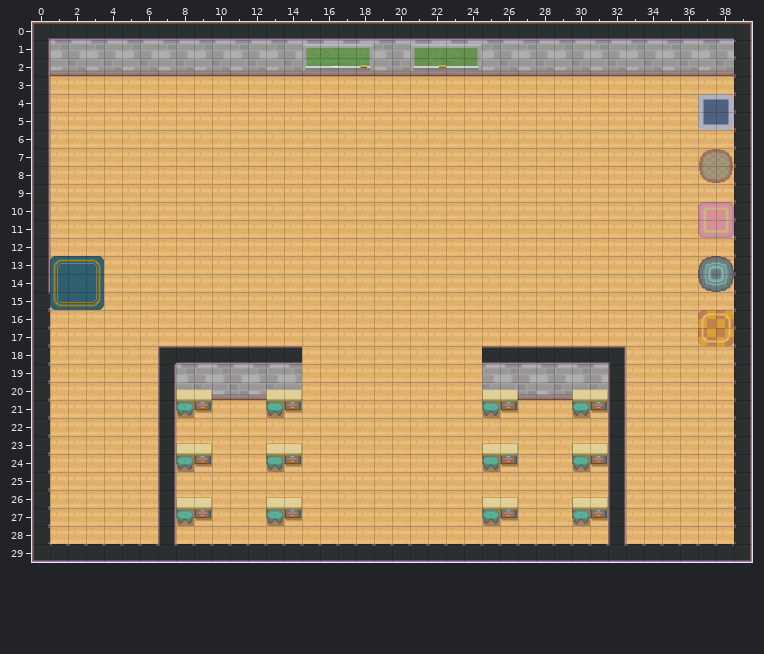
Tiled map (JSON) -- room1.tmj. The picture above is the old version.
Cells are 32x32 px. Shown: x 0..39, y 0..29.
Once edited:
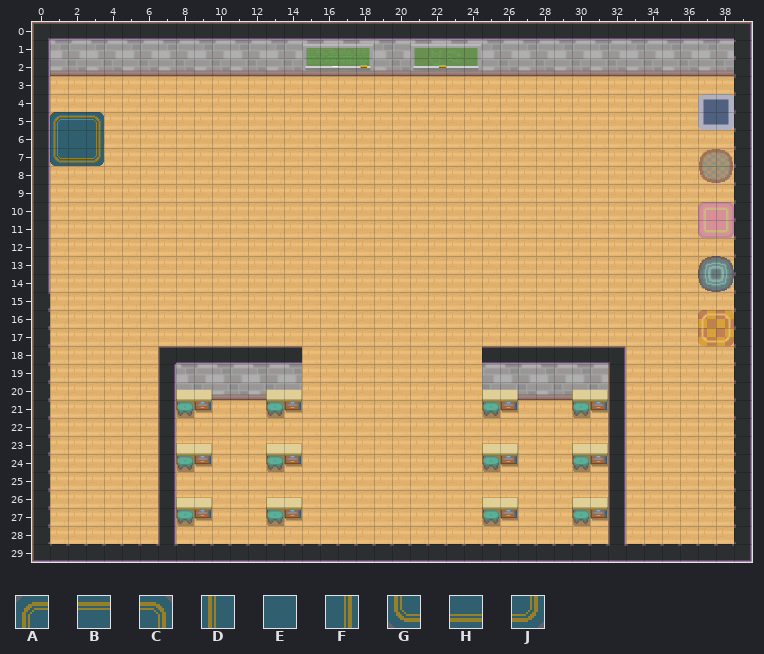
Key: from "pokemon_indoor_4thGen_partOne": A 219, B 220, C 221, D 227, E 228, F 229, G 235, H 236, J 237.
_ is an empty cell, . an unchanged one.
Changes in this commit:
--- layer "BuildStuff/floorOverlay"
@@ x 1..3 @@
- 5 ___
- 6 ___
- 7 ___
+ 5 ABC
+ 6 DEF
+ 7 GHJ
@@ x 1..3 @@
-13 ABC
-14 DEF
-15 GHJ
+13 ___
+14 ___
+15 ___
